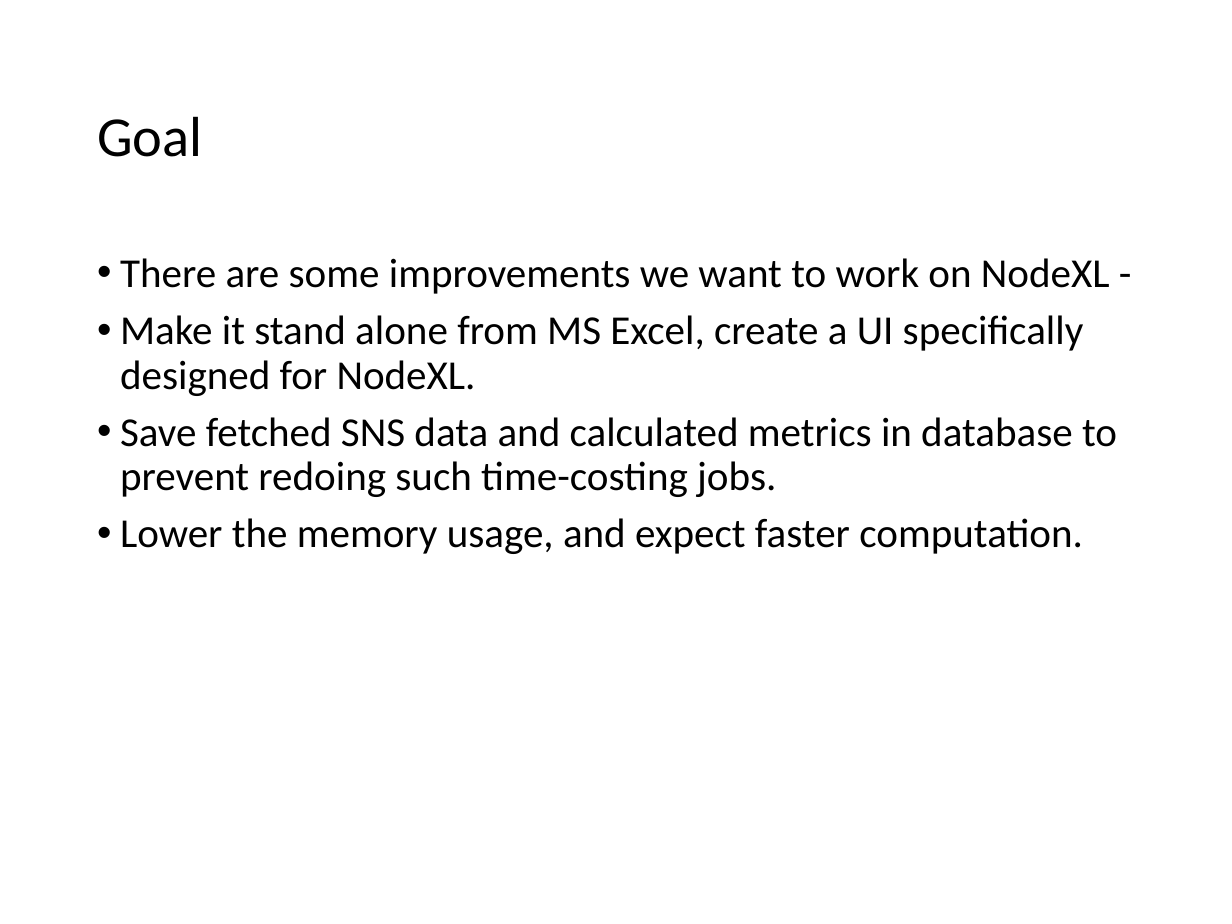
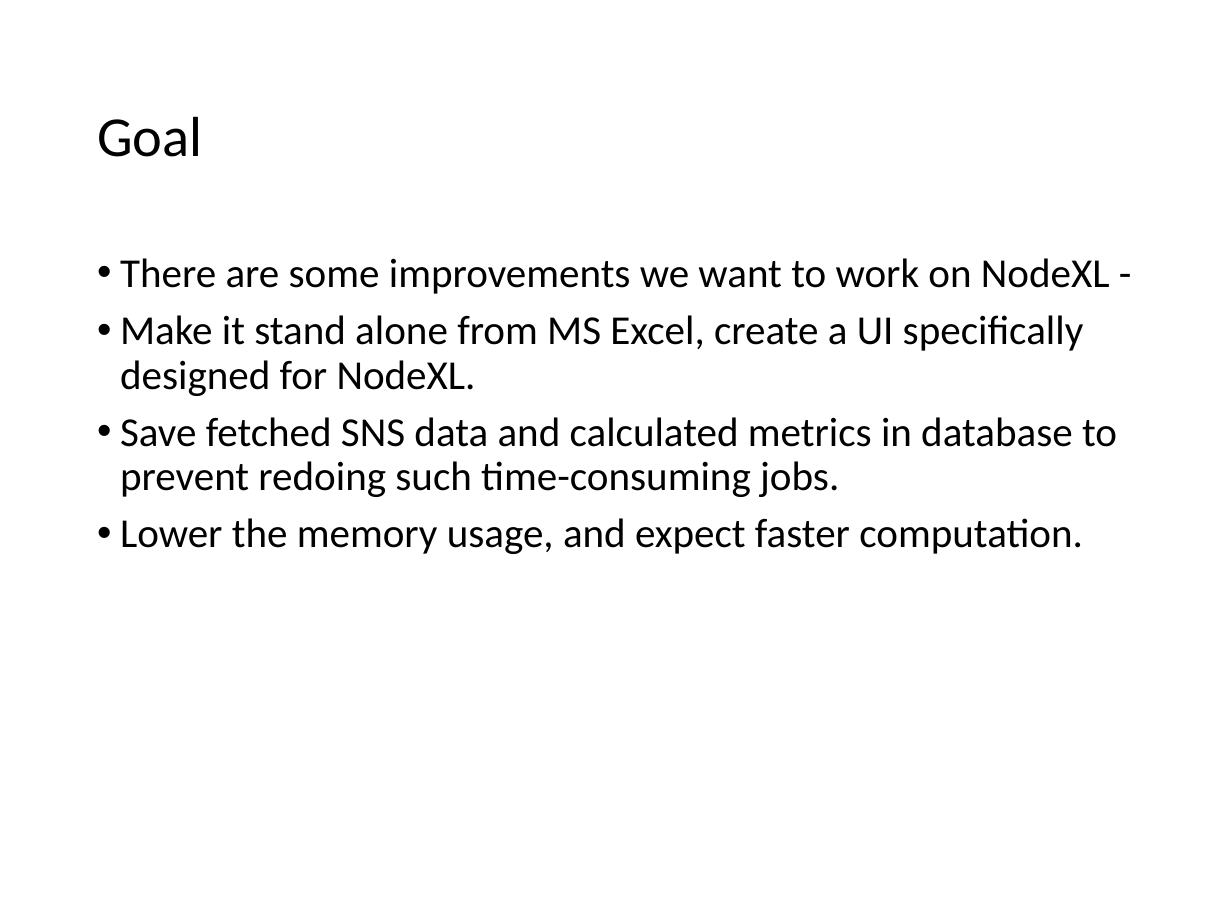
Before and after one commit to 2014-sed-team3/term-project, a slide deck: slide 4 of project/report/report.pptx. Drawn at 1232x924 pixels with LibreOffice and Linux fonts; fonts in the diff are those of the drawing. Boxes give left, top, right and bottom in pixels: in the first picture for what was removed or moved away, otherwise in the second. Text is boxed around its words. In the diff, an @@ line names an element or a change of style, - is before the commit and + after.

Commit message:
Fixed some typo in report

```diff
--- a/project/report/report.pptx
+++ b/project/report/report.pptx
@@ text at [120,417,1117,497]: text changed @@
-• Save fetched SNS data and calculated metrics in database to prevent redoing such time-costing jobs.
+• Save fetched SNS data and calculated metrics in database to prevent redoing such time-consuming jobs.
```
Also in this commit, not shown: 1 other slide changed.
